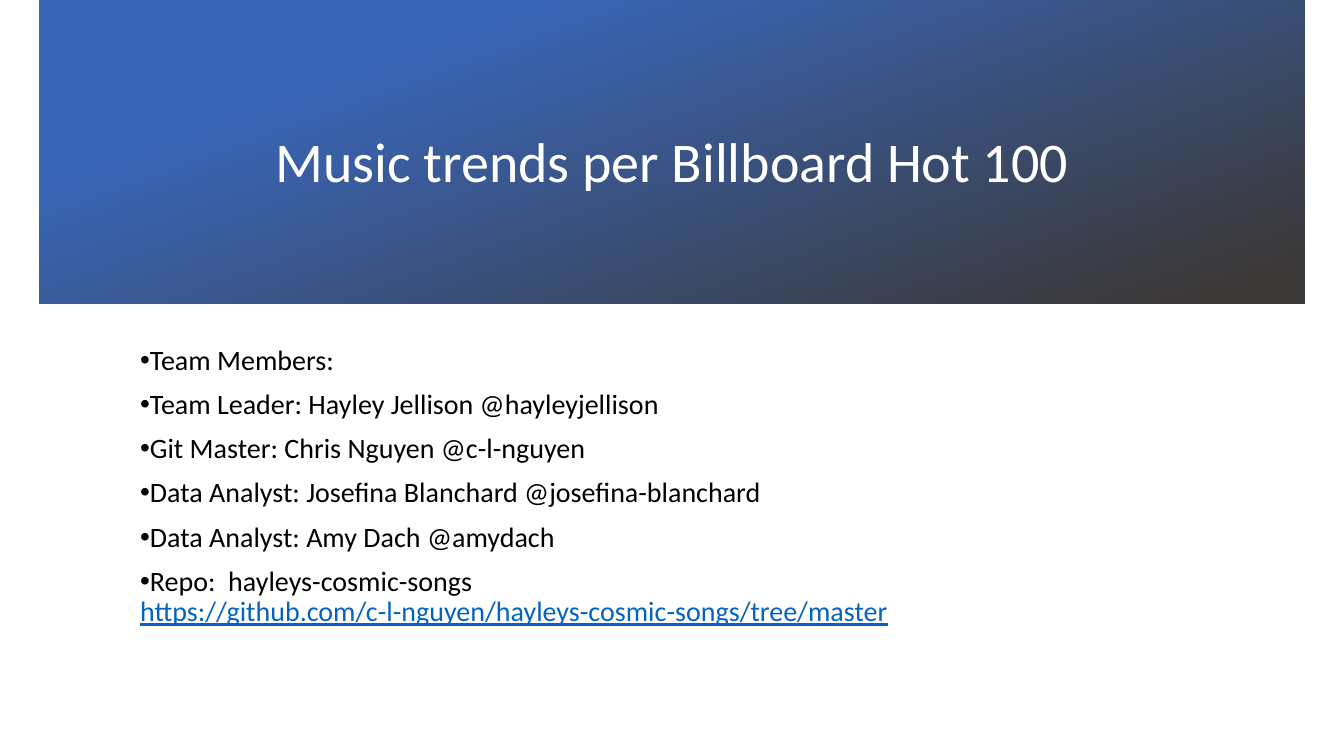
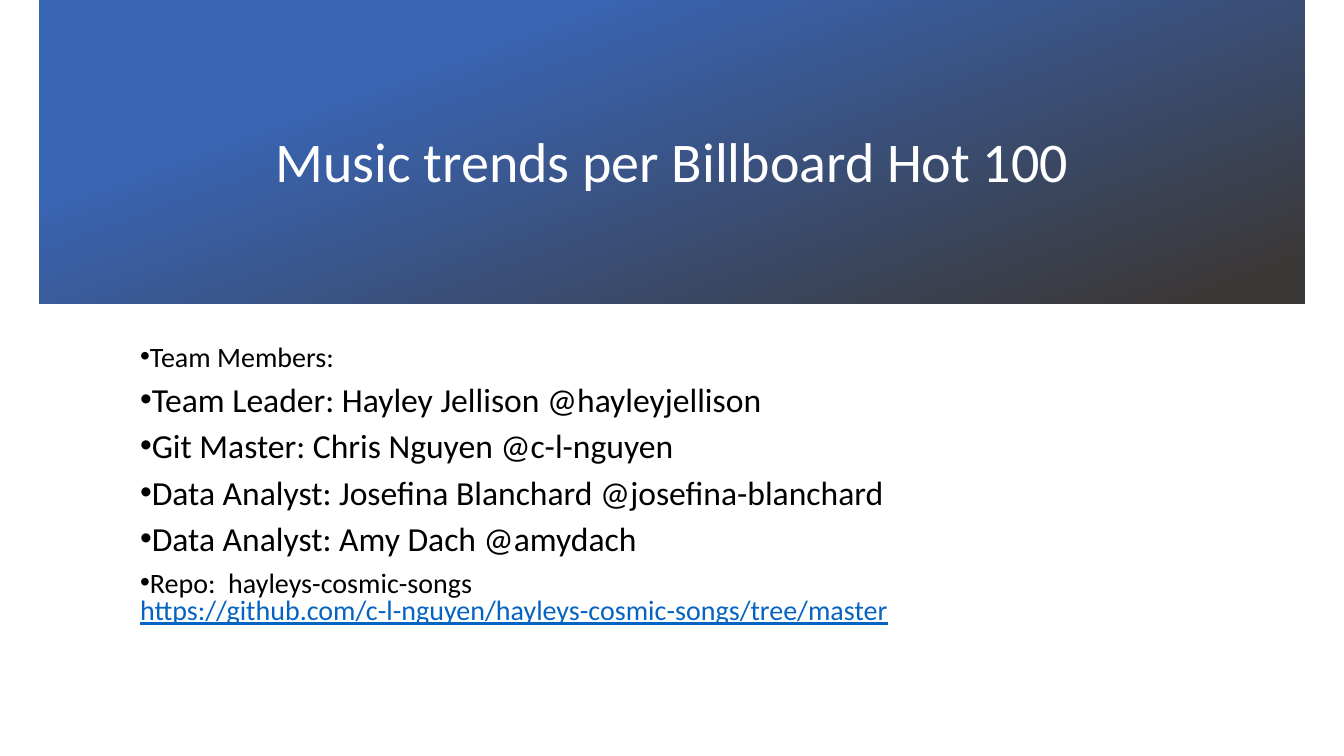
Before and after one commit to c-l-nguyen/hayleys-cosmic-songs, a slide deck: slide 1 of Music Trends Project v1.pptx. Drawn at 1344x756 pixels with LibreOffice and Linux fonts; fonts in the diff are those of the drawing; background and template pictures are left out. Boxes give left, top, right and bottom in pixels: in the first picture for what was removed or moved away, otherwise in the second. Text is boxed around its words. In the diff, an @@ line names an element or a change of style, - is before the commit and + after.

```diff
--- a/Music Trends Project v1.pptx
+++ b/Music Trends Project v1.pptx
@@ subtitle "Team Members:" at (140, 347, 887, 625): size 20 to 24 pt in "Team Leader: Hayley Jellison @hayleyjellison", "Git Master: Chris Nguyen @c-l-nguyen", "Data Analyst: Josefina Blanchard @josefina-blanchard", "Data Analyst: Amy Dach @amydach"; line spacing 0.9 to 0.8 @@
```
Also in this commit, not shown: 6 other slides changed, 1 other file.
